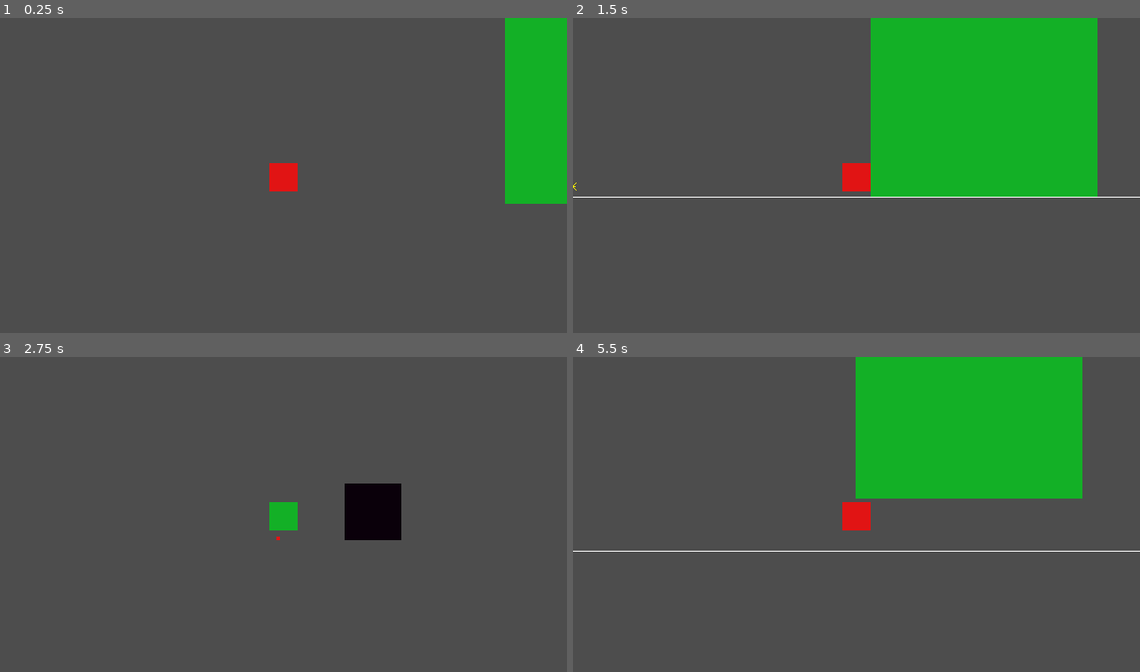
Above: before the commit, frames 1-4 (two rows, left to right).
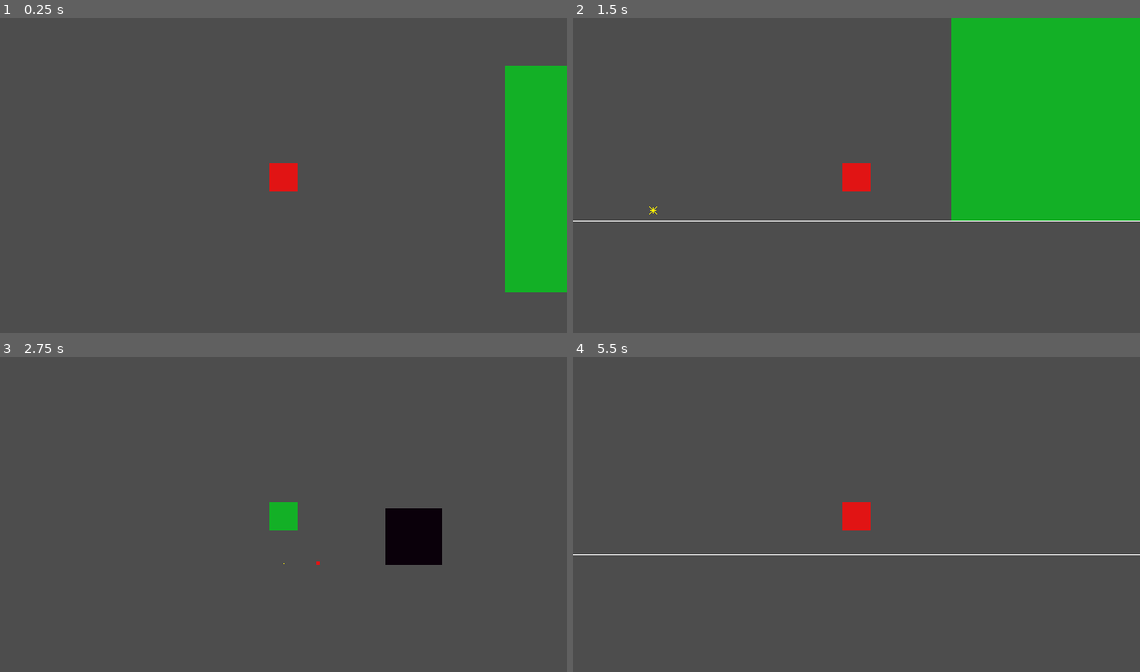
Above: after the commit, the same moments.

Repository: HampusHauffman/gamejam2024
Game: Godot game, scene res://scene/main.tscn
The game is run twice, just before and just after one commit, with the same random seed, the same clock (stepped at 60 frames per second) and the same inputs.
Inputs (mouse positions are in pixels of both pictures, inside the frame that each line leads up to):
- Up to frame 1 (0.25 s): no input
- Up to frame 2 (1.5 s): tap Enter at 0.5 s; move the mouse to (981, 162) at 0.52 s; hold W (jump) 0.53-1.28 s; hold D (right) from 0.53 s (still down); click (981, 162) at 0.67 s; move the mouse to (743, 194) at 1.27 s; tap E (zoom_in) at 1.35 s
- Up to frame 3 (2.75 s): tap W (jump) at 1.52, 1.55, 1.82, 2.3 s; move the mouse to (340, 445) at 2.02 s; release D (right) at 2.03 s; hold A (left) from 2.03 s (still down); hold Q (zoom_out) from 2.03 s (still down)
- Up to frame 4 (5.5 s): move the mouse to (828, 580) at 2.77 s; release A (left) at 2.78 s; release Q (zoom_out) at 2.78 s; hold D (right) 2.78-4.28 s; tap Enter at 2.85 s; click (828, 580) at 2.92 s; tap W (jump) at 3.02, 3.05, 3.32, 4.35, 4.52, 4.82, 5.3 s; move the mouse to (1026, 564) at 3.52 s; hold W (jump) 3.53-4.28 s; tap F at 3.6 s; move the mouse to (686, 467) at 4.27 s; hold A (left) 4.28-5.03 s; move the mouse to (884, 517) at 5.02 s; hold D (right) from 5.03 s (still down); hold E (zoom_in) from 5.03 s (still down); click (884, 517) at 5.17 s

The runs differ from the first frame. In frame 1, 4.7% of the frame differs, in the area x 89-100%, y 0-88%; in frame 2, 15%; in frame 3, 3.0%; in frame 4, 19%, in the area x 0-100%, y 0-63%.

Commit message:
use move_and_collide x and y for moving and scale with zoom

Diff:
--- a/project.godot
+++ b/project.godot
@@ -32,9 +32,8 @@
 window/size/viewport_width=640
 window/size/viewport_height=360
 window/stretch/mode="canvas_items"
+enabled=PackedStringArray("res://addons/godot-vim/plugin.cfg")
 
-
-enabled=PackedStringArray("res://addons/godot-vim/plugin.cfg")
 [input]
 
 left={
--- a/script/base_player.gd
+++ b/script/base_player.gd
@@ -5,14 +5,16 @@
 const JUMP_VELOCITY: float = -400.0
 # This is set by the game manager.
 var isActive: bool = false
+var is_on_ground = false
+
 
 @export var zoom: float = 1.0
 
 
 func set_is_active(active: bool) -> void:
 	isActive = active
-	if not active:
-		velocity.x = 0  # TODO Fix this bug. currently we continue moving right if we deactivate the player while moving right.
+	#if not active:
+	#	velocity.x = 0  # TODO Fix this bug. currently we continue moving right if we deactivate the player while moving right.
 
 
 func _physics_process(delta: float) -> void:
@@ -20,18 +22,35 @@
 		handle_input(delta)
 
 	# Add the gravity.
-	if not is_on_floor():
+	if not is_on_ground:
 		velocity += get_gravity() * delta
-	move_and_slide()
 
+	var horizontal_velocity = Vector2(velocity.x, 0)
+	var collision = move_and_collide(horizontal_velocity * delta * zoom/2)
+	if collision:
+		var slide_factor = 1  # Adjust this value to control sliding
+		horizontal_velocity = horizontal_velocity.slide(collision.get_normal()) * slide_factor
+		velocity.x = horizontal_velocity.x
+
+	# Handle vertical movement
+	collision = move_and_collide(Vector2(0, velocity.y * delta * zoom/2))
+	if collision:
+		if collision.get_normal().dot(Vector2.UP) > 0.7:  # Adjust this value as needed
+			is_on_ground = true
+		else:
+			is_on_ground = false
+			velocity.y = 0
+	else:
+		is_on_ground = false
 
 func handle_input(delta: float) -> void:
 	if not isActive:
 		return
 
 	# Handle jump.
-	if Input.is_action_pressed("jump") and is_on_floor():
+	if Input.is_action_pressed("jump") and is_on_ground:
 		velocity.y = JUMP_VELOCITY
+		is_on_ground = false
 
 	# Get the input direction and handle the movement/deceleration.
 	# As good practice, you should replace UI actions with custom gameplay actions.
Not shown: 1 places in scene/main.tscn that only renumber resources
